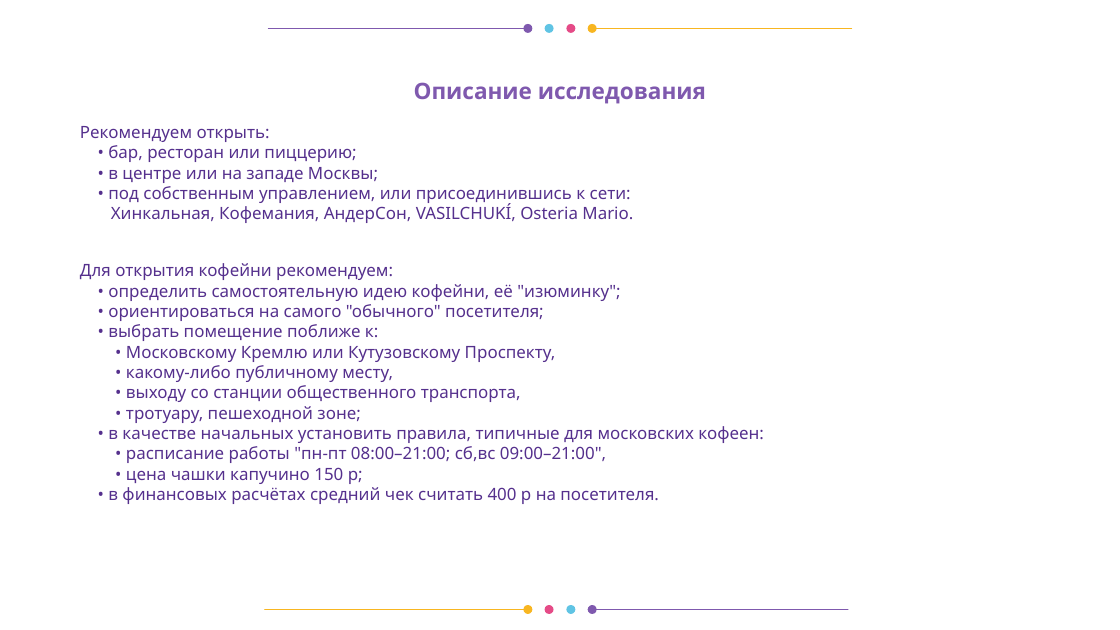
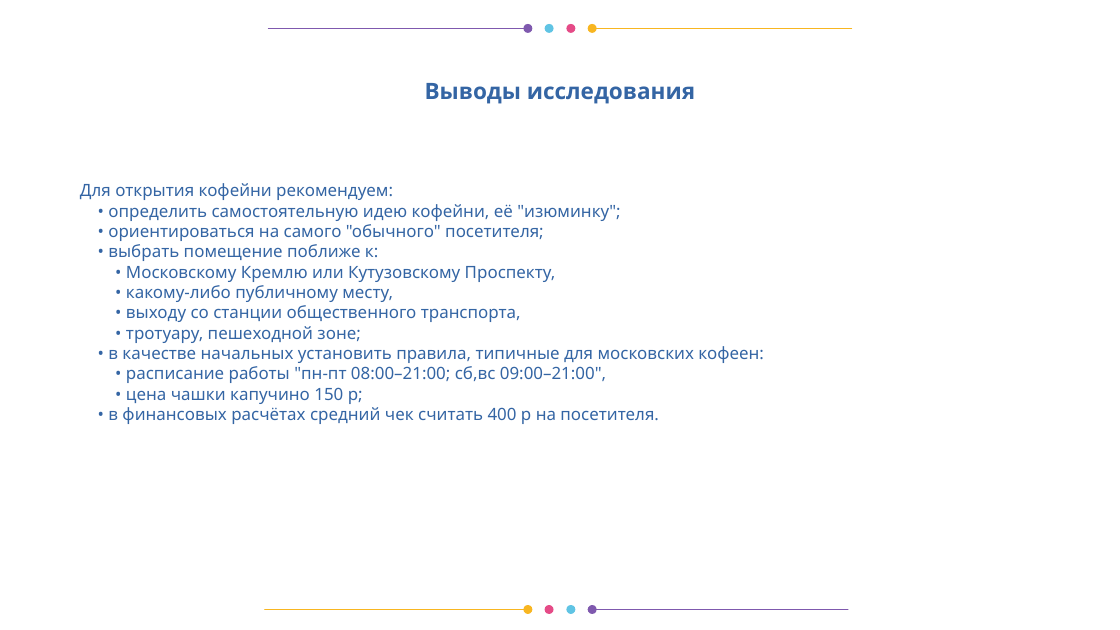
Before and after one commit to okeangel/da_portfolio, a slide deck: slide 4 of practicum/week_21_presentation_catering_in_moscow.odp (slide 3 before the commit). Drawn at 1120x630 pixels with LibreOffice and Linux fonts; fonts in the diff are those of the drawing. Boxes give left, top, right and bottom in pixels: in the first picture for what was removed or moved away, otherwise in the second. Text is boxed around its words. In the diff, an @@ line names an element or a change of style, - is before the commit and + after.

```diff
--- a/practicum/week_21_presentation_catering_in_moscow.odp
+++ b/practicum/week_21_presentation_catering_in_moscow.odp
@@ title at (x1=425, y1=83, x2=695, y2=104): text changed; text colour #7F59AE to #3465A4 @@
-Описание исследования
+Выводы исследования
@@ title removed at (x1=80, y1=126, x2=633, y2=223) @@
-Рекомендуем открыть:
-• бар, ресторан или пиццерию;
-• в центре или на западе Москвы;
-• под собственным управлением, или присоединившись к сети:
-Хинкальная, Кофемания, АндерСон, VASILCHUKÍ, Osteria Mario.
@@ title "Для открытия кофейни рекомендуем:" moved from (x1=80, y1=263, x2=763, y2=504) to (x1=80, y1=183, x2=763, y2=424) @@
@@ title "Для открытия кофейни рекомендуем:" at (x1=80, y1=183, x2=763, y2=424): text colour #55308D to #3465A4 @@
```
Also in this commit, not shown: 8 other slides changed, 4 slides added, 3 slides removed, 1 other file.
